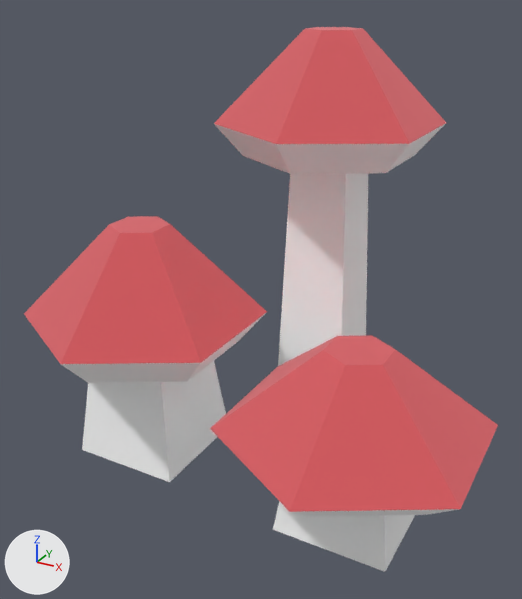
Two versions of the glTF model public/models/nf2/nature/mushroom_redGroup.glb, one commit apart.
One viewpoint serves both versions: a 50 mm camera at (0.18, -0.373, 0.225) aimed at (-0.009, -0.03, 0.054). Lighting does not change. The marker at lower left points along +X, +Y and +Z. The older version comes first. Where no turn or scale is listed for an object, it has been applied to the vertices.

The first picture shows 'mushroom_redGroup'.
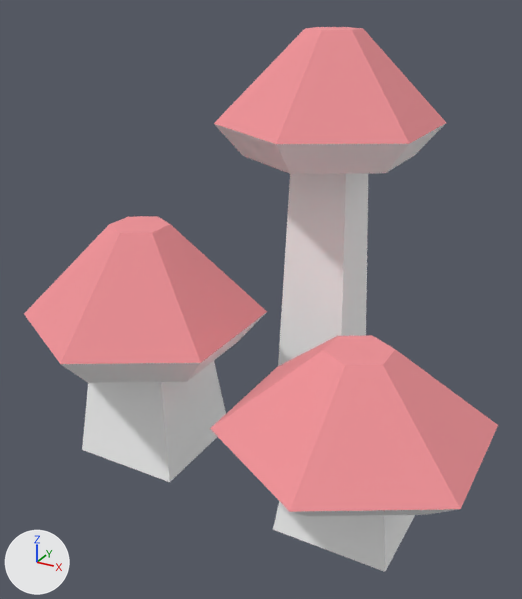
Location of each change, (x1, y1, x2, y2) in pixels of the pictures (522 x 599 px):
'mushroom_redGroup', surface changed (lighter): (24, 27, 498, 518) in both

The edits, one by one:
In material '_defaultMat' (mat_defaultmat), metallic goes from 1.0 to 0.0.
In material 'colorRed' (mat_colorred), metallic goes from 1.0 to 0.0.
Object 'tmpParent' (ob_tmpparent) is deleted.
